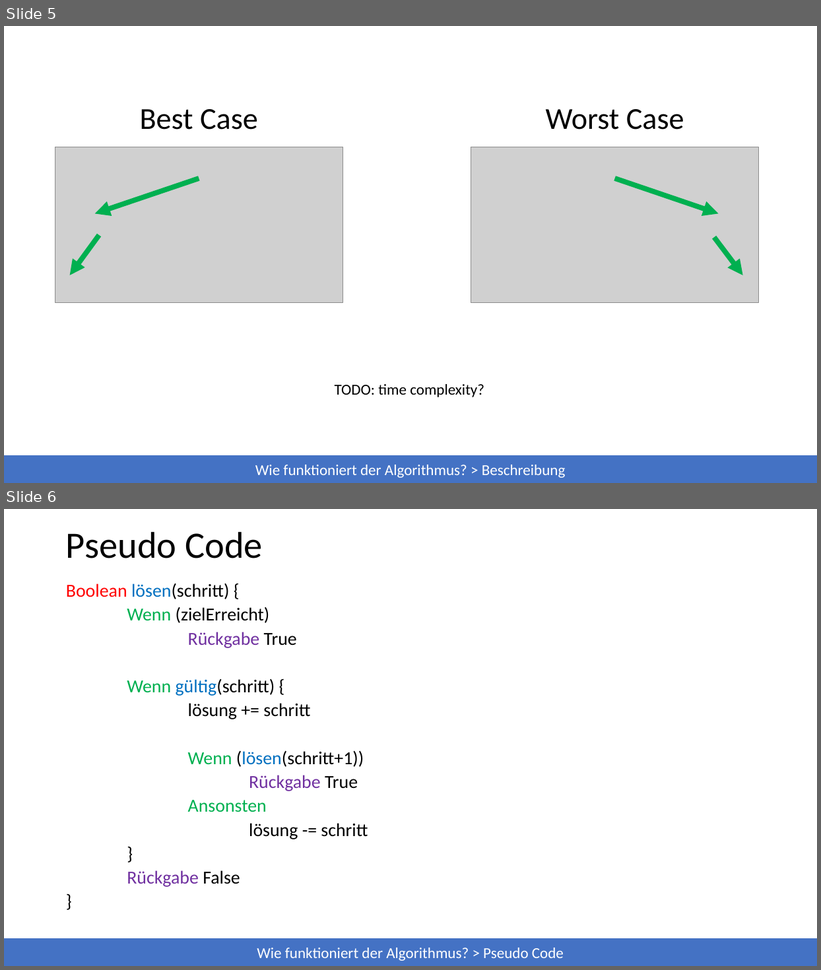
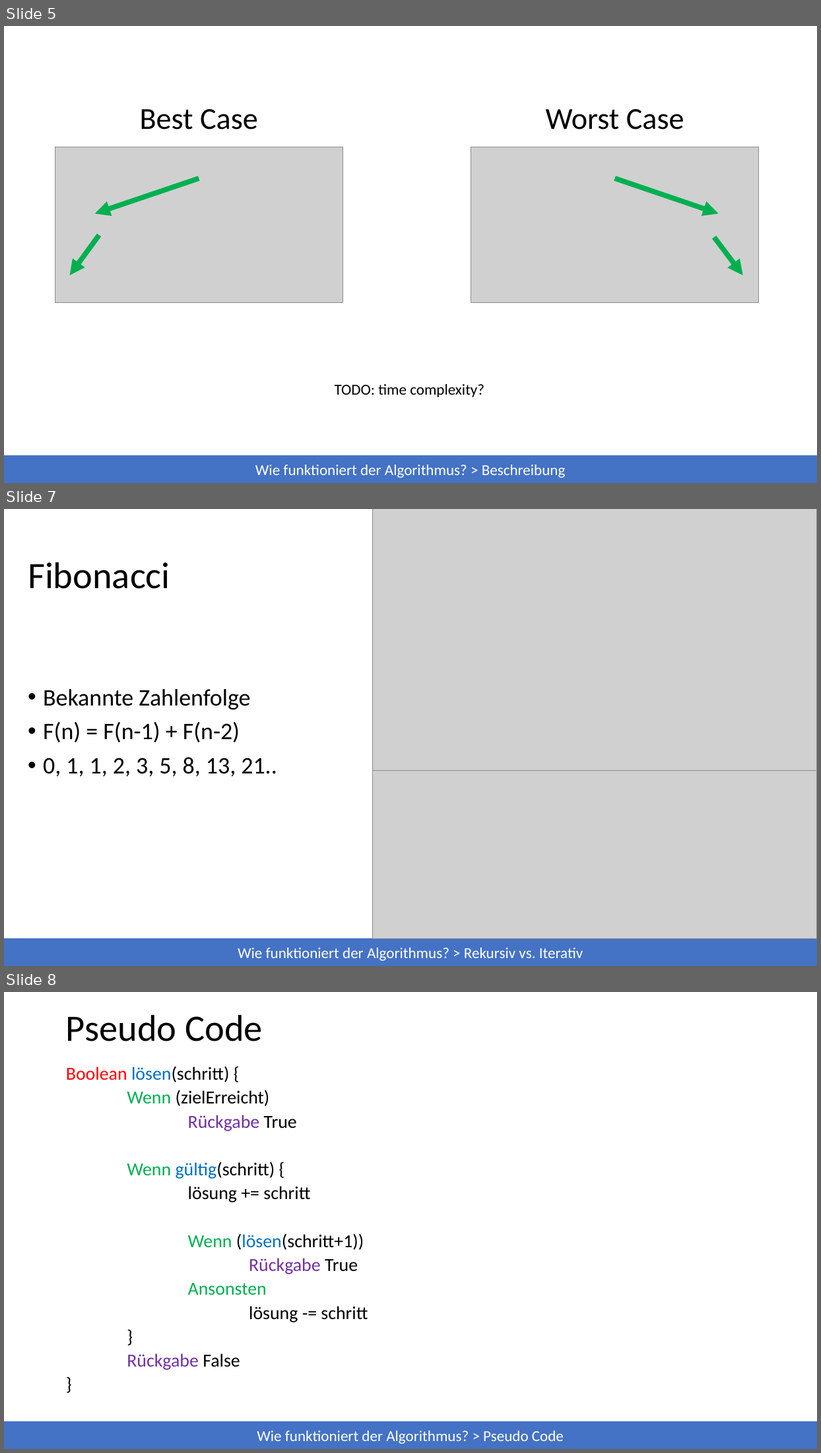
Before and after one commit to 7rebux/backtracking, a slide deck: _presentation/main.pptx. Shown one above the other, each under a label of ours: slides 5 and 6 before the commit, slides 5, 7 and 8 after it; the slides between them are not shown. The pictures are 821x970 and 821x1453 pixels, drawn with LibreOffice and Linux fonts; fonts in the diff are those of the drawing; grey boxes stand for pictures. Boxes give left, top, right and bottom in pixels: in the first picture for what was removed or moved away, otherwise in the second. Text is boxed around its words. In the diff, an @@ line names an element or a change of style, - is before the commit and + after.

```diff
--- a/_presentation/main.pptx
+++ b/_presentation/main.pptx
@@ slide 7 added at (4, 509, 817, 966), background #FFFFFF @@
@@ picture added at (372, 509, 817, 774) @@
@@ title added at (28, 562, 170, 589), 44 pt, text #000000 @@
+Fibonacci
@@ text added at (43, 689, 277, 777), 28 pt, text #000000 @@
+• Bekannte Zahlenfolge
+• F(n) = F(n-1) + F(n-2)
+• 0, 1, 1, 2, 3, 5, 8, 13, 21..
@@ picture added at (372, 770, 817, 939) @@
@@ rectangle added at (4, 939, 817, 966), fill #4472C4, 18 pt, text #FFFFFF @@
+Wie funktioniert der Algorithmus? > Rekursiv vs. Iterativ
@@ what was slide 6 is now slide 8 @@
```
Also in this commit, not shown: 7 slides changed, 8 other slides added, 8 other files.
